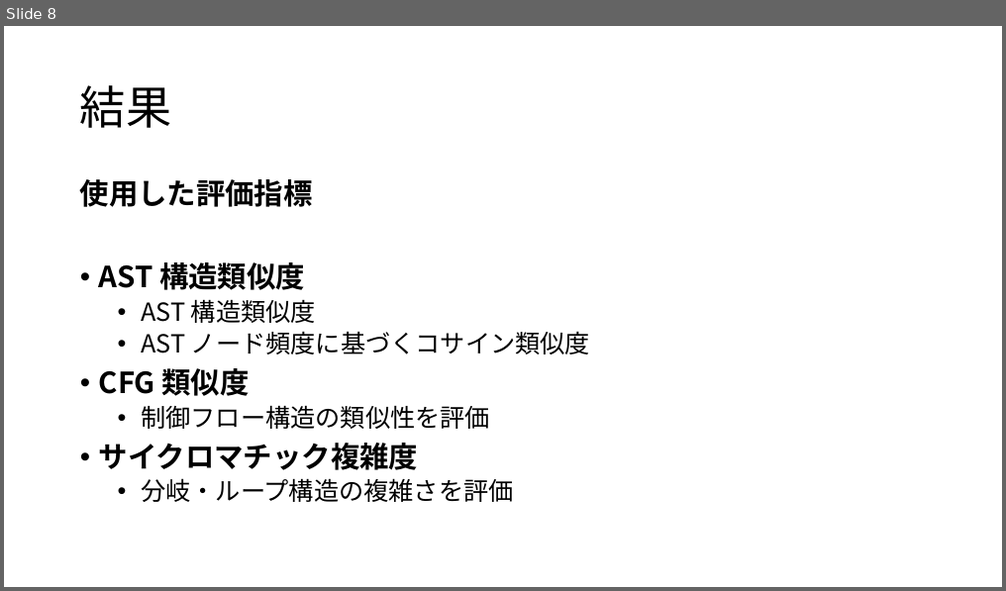
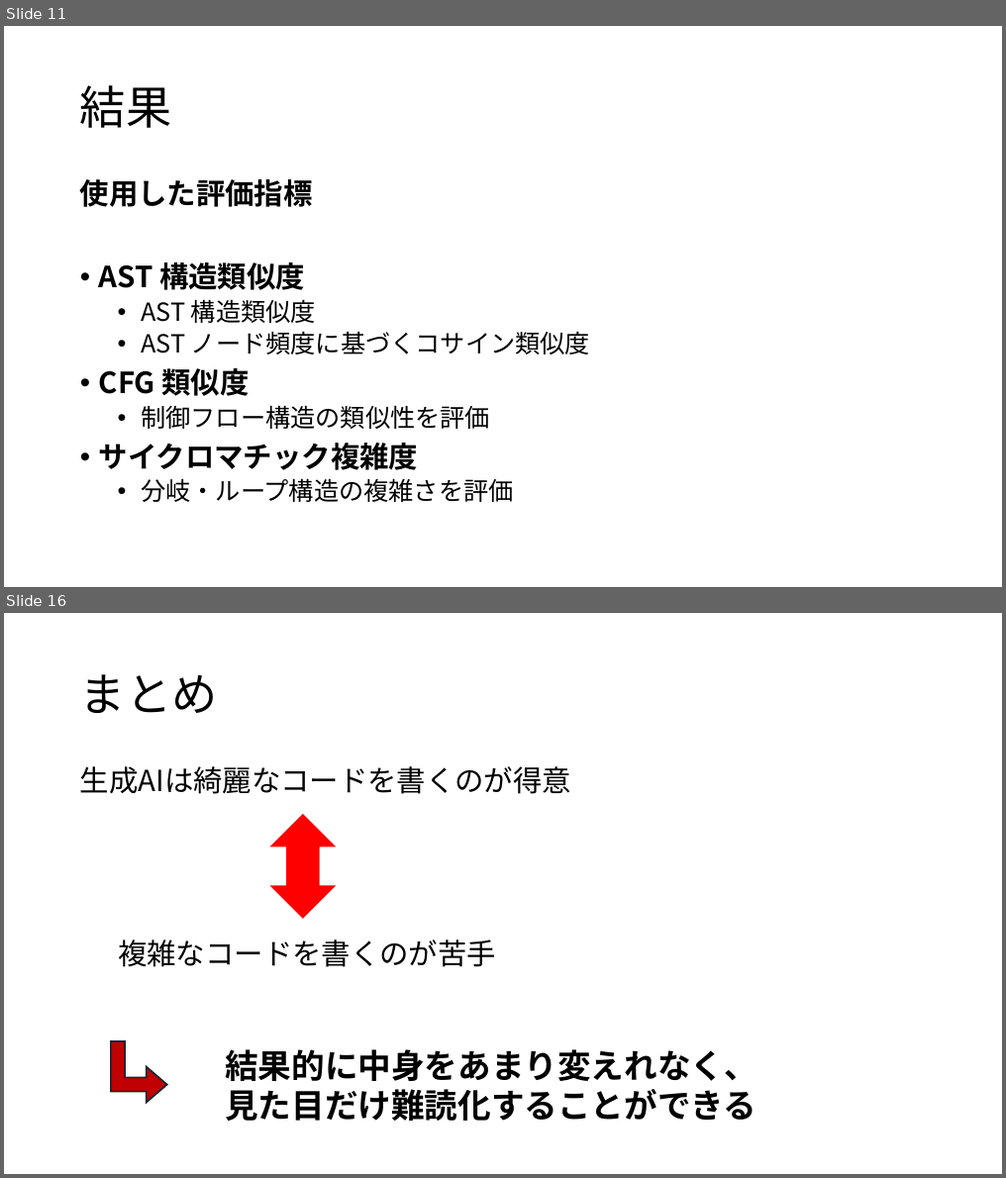
Before and after one commit to tamadalab/2025bthesis_kondo, a slide deck: 卒研プレゼン.pptx. Shown one above the other, each under a label of ours: slide 8 before the commit, slides 11 and 16 after it; the slides between them are not shown. The pictures are 1006x591 and 1006x1178 pixels, drawn with LibreOffice and Linux fonts; fonts in the diff are those of the drawing. Boxes give left, top, right and bottom in pixels: in the first picture for what was removed or moved away, otherwise in the second. Text is boxed around its words. In the diff, an @@ line names an element or a change of style, - is before the commit and + after.

```diff
--- a/卒研プレゼン.pptx
+++ b/卒研プレゼン.pptx
@@ slide 16 added at [4, 613, 1002, 1174], background #FFFFFF @@
@@ title added at [80, 674, 218, 713], 44 pt, text #000000 @@
+まとめ
@@ text added at [80, 766, 571, 794], 28 pt, text #000000 @@
+生成AIは綺麗なコードを書くのが得意
@@ up down arrow added at [269, 814, 336, 919], fill #FF0000 @@
@@ text added at [118, 940, 496, 967], 28 pt, text #000000 @@
+複雑なコードを書くのが苦手
@@ bent up arrow added at [111, 1042, 166, 1103], fill #C00000, outline #092A39 1.5 pt @@
@@ text added at [225, 1050, 757, 1121], 32 pt, text #000000, bold @@
+結果的に中身をあまり変えれなく、
+見た目だけ難読化することができる
@@ what was slide 8 is now slide 11 @@
```
Also in this commit, not shown: 5 slides changed, 6 other slides added, 3 slides removed, 1 other file.
